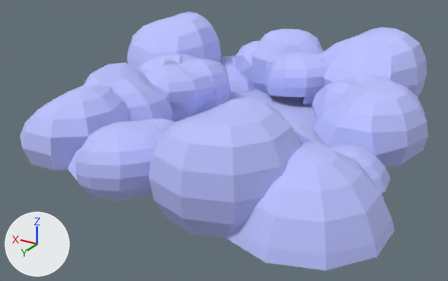
The glTF model 1avion-scene.glb: old version first, new version second.
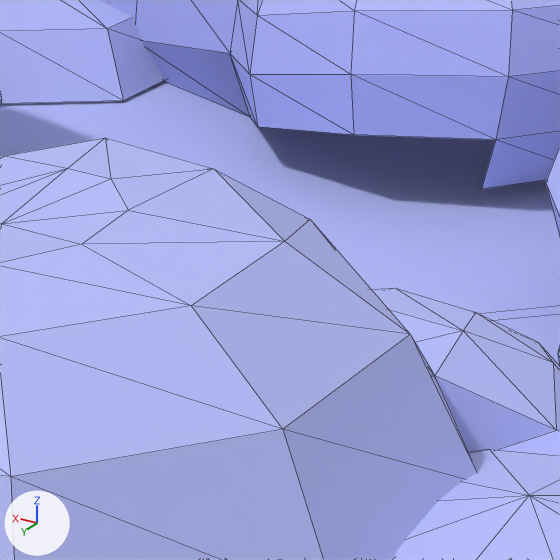
There are two pictures of each version: one whole from a camera (50 mm lens) standing at (-5.54, 10.17, 4.72) and looking at (0.3, 0.44, -0.14), one close up on the part from 52% to 70% of the width and 27% to 57% of the height. Lighting does not change. The marker at lower left points along +X, +Y and +Z. The first two pictures are the older version. The close-ups show mesh edges as thin lines. Where no turn or scale is listed for an object, it has been applied to the vertices. Vertices at exactly the same position are counted once.
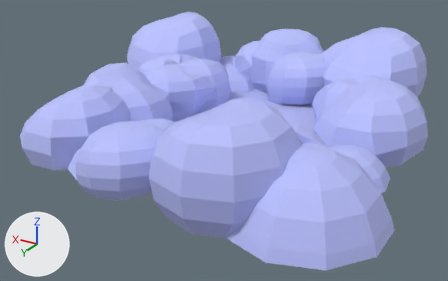
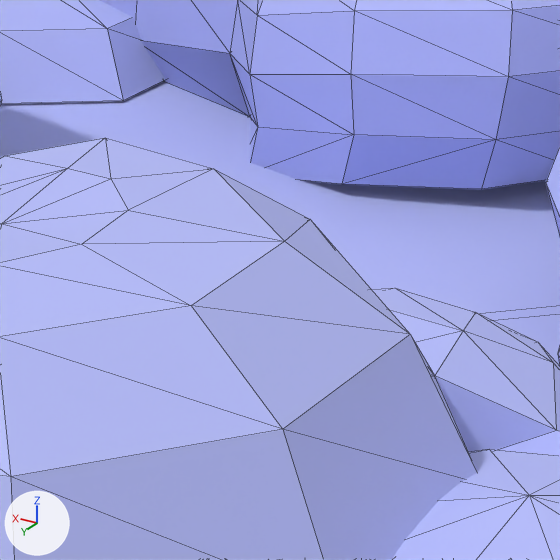
Where the newer file only moved an object's origin or applied its transform, the numbers keep the older frame.

Patch to the scene script:
```diff
--- a/1avion-scene.glb.py
+++ b/1avion-scene.glb.py
@@ me_sphere_010 @@
 # used by ob_sphere_002; location = (-1.494, -2.849, 0.698)
 # verts and faces of me_sphere_010; kept vertices keep their numbers, new ones are numbered from 982
 # before: 537 (2.16, 0.68, -0.7) at pixel (250, 117), 540 (2.6, 0.49, -0.7) at pixel (164, 81), 589 (1.89, 1.16, -0.54) at pixel (257, 126), 637 (1.02, 1.18, -0.43) at pixel (495, 139), 638 (1.1, 1.1, -0.63) at pixel (481, 189)
 # before: 643 (1.46, 1.32, -0.45) at pixel (353, 134)
-me_sphere_010.from_pydata(...)  # 982 vertices, 1954 faces; spans x -2.17..5.84, y -1.17..6.94, z -0.74..0.92
+me_sphere_010.from_pydata(...)  # 988 vertices, 1964 faces; spans x -2.17..5.84, y -1.17..6.94, z -0.91..0.92
+# me_sphere_010 part 1
+for new, old in zip([982, 983, 984], [537, 589, 589]): verts[new] = verts[old] + (0.08, -0.08, -0.21)
+verts[985] = (1.53, 1.24, -0.65)  # pixel (341, 184)
+verts[986] = (2.09, 0.71, -0.8)
+verts[987] = (2.53, 0.52, -0.8)
+faces += [(637, 643, 985), (637, 985, 638), (589, 983, 643), (643, 983, 985), (537, 982, 589), (589, 982, 984)]
+faces += [(537, 540, 987), (537, 987, 986)]
+# other edits to the shape of me_sphere_010 do not show in these pictures
 me_sphere_010.materials.append(mat_nubes)
```

Boxes [x1, y1, x2, y2] around the edits, measured in the close-ups (560 x 560 px):
part 1 of me_sphere_010, added (blue)
    after: [250, 118, 495, 189]
